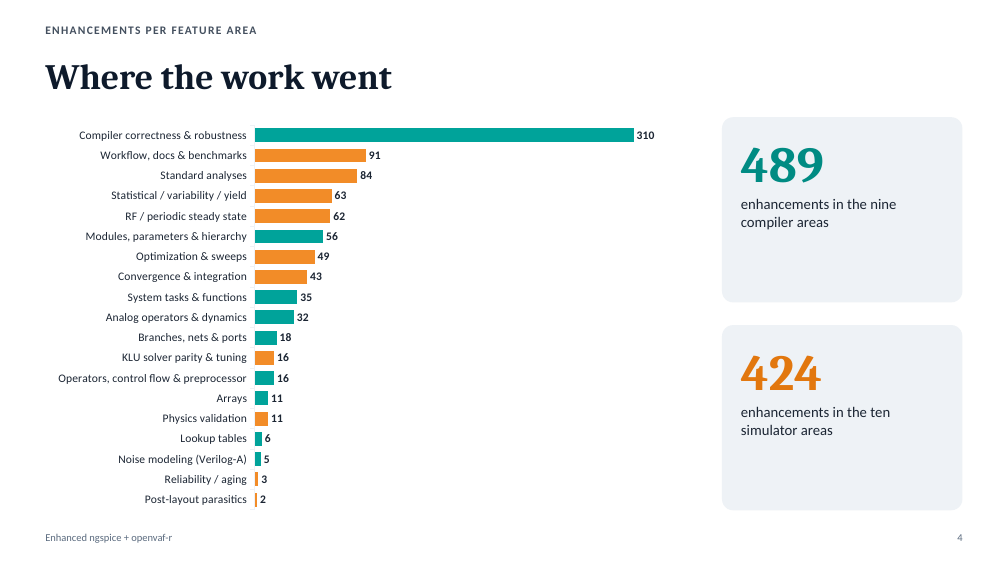
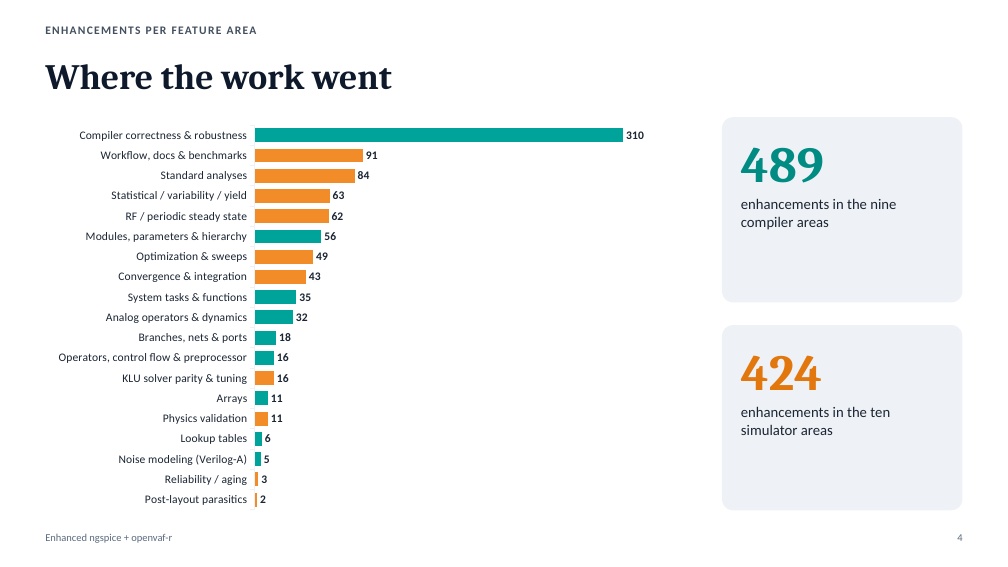
Before and after one commit to javaNoviceProgrammer/Ngspice_OpenVAF_Enhancements, a slide deck: slide 4 of docs/Ngspice-OpenVAF-Features.pptx. Drawn at 1008x567 pixels with LibreOffice and Linux fonts; fonts in the diff are those of the drawing. Boxes give left, top, right and bottom in pixels: in the first picture for what was removed or moved away, otherwise in the second. Text is boxed around its words. In the diff, an @@ line names an element or a change of style, - is before the commit and + after.

```diff
--- a/docs/Ngspice-OpenVAF-Features.pptx
+++ b/docs/Ngspice-OpenVAF-Features.pptx
@@ bar chart at (x1=45, y1=117, x2=696, y2=518) @@
-categories: Compiler correctness & robustness, Workflow, docs & benchmarks, Standard analyses, Statistical / variability / yield, RF / periodic steady state, Modules, parameters & hierarchy, Optimization & sweeps, Convergence & integration, System tasks & functions, Analog operators & dynamics, Branches, nets & ports, KLU solver parity & tuning, Operators, control flow & preprocessor, Arrays, Physics validation, Lookup tables, Noise modeling (Verilog-A), Reliability / aging, Post-layout parasitics
+categories: Compiler correctness & robustness, Workflow, docs & benchmarks, Standard analyses, Statistical / variability / yield, RF / periodic steady state, Modules, parameters & hierarchy, Optimization & sweeps, Convergence & integration, System tasks & functions, Analog operators & dynamics, Branches, nets & ports, Operators, control flow & preprocessor, KLU solver parity & tuning, Arrays, Physics validation, Lookup tables, Noise modeling (Verilog-A), Reliability / aging, Post-layout parasitics
@@ colours of single points changed @@
@@ value axis changed @@
```
Also in this commit, not shown: 1 other file.
